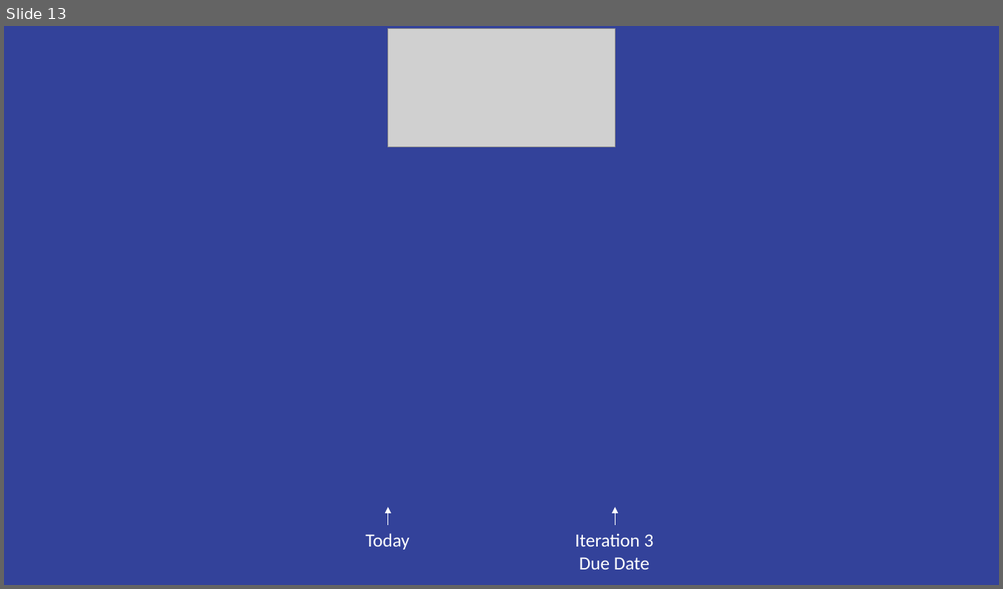
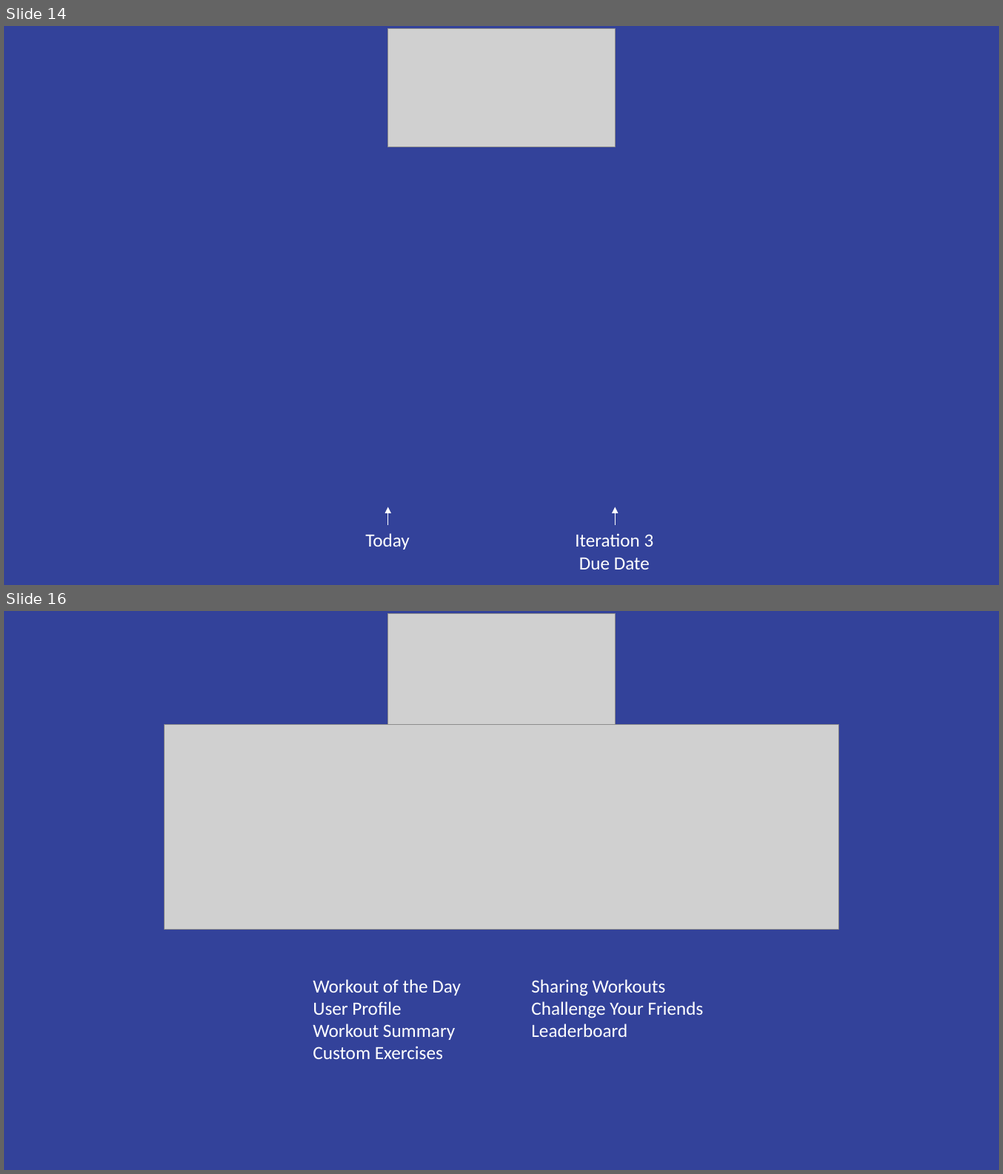
Before and after one commit to alex-mike-mark/TeamLedgeSoftEng, a slide deck: Presentation.pptx. Shown one above the other, each under a label of ours: slide 13 before the commit, slides 14 and 16 after it; the slides between them are not shown. The pictures are 1003x589 and 1003x1174 pixels, drawn with LibreOffice and Linux fonts; fonts in the diff are those of the drawing; grey boxes stand for pictures; background and template pictures are left out. Boxes give left, top, right and bottom in pixels: in the first picture for what was removed or moved away, otherwise in the second. Text is boxed around its words. In the diff, an @@ line names an element or a change of style, - is before the commit and + after.

```diff
--- a/Presentation.pptx
+++ b/Presentation.pptx
@@ slide 16 added at [4,611,999,1170], background #33429A @@
@@ picture added at [388,614,615,732] @@
@@ picture added at [165,724,838,930] @@
@@ text added at [313,980,460,1059], 18 pt, text #FFFFFF @@
+Workout of the Day
+User Profile
+Workout Summary
+Custom Exercises
@@ text added at [531,980,703,1037], 18 pt, text #FFFFFF @@
+Sharing Workouts
+Challenge Your Friends
+Leaderboard
@@ what was slide 13 is now slide 14 @@
```
Also in this commit, not shown: 1 slide changed, 5 other slides added.
